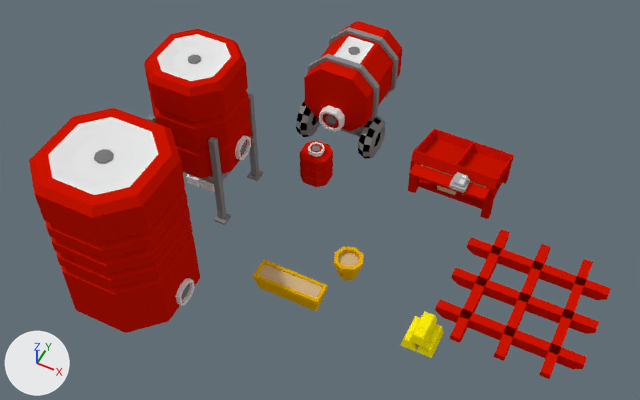
Before and after pictures for a commit that changed the Blender file crops/farm/bricks/support.blend.
The view is the same before and after, from a 50 mm camera at (19.0, -37.5, 44.6) aimed at (3.3, -5.9, 5.2). Every picture has the same lights, and +X, +Y and +Z are marked at lower left. Objects named as collision shapes, trigger or cutter boxes, shadow casters or lower levels of detail are left out.

The first picture shows 'Cube.000', 'flowerpot', 'goldbrick', 'largeWaterTank', 'massiveWaterTank', 'medWaterTank', 'pergola', 'planter', 'player_base_Mesh.042', 'qe planter.001', 'qn planter.003', 'qs planter', 'qw planter.002', 'smallWaterTank'.
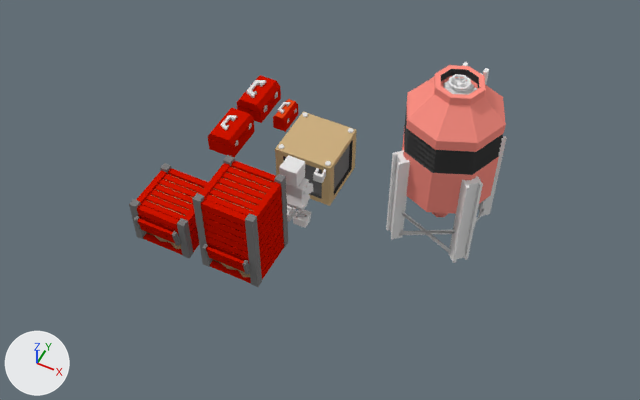
What differs and where, as boxes [x1, y1, x2, y2] in the pictures (640 x 400 px):
'massiveWaterTank', hidden (red)
    before: [29, 108, 200, 333]
'silo', shown
    after: [386, 62, 507, 263]
'largeWaterTank', hidden
    before: [144, 29, 263, 225]
'pergola', hidden (red)
    before: [435, 229, 611, 379]
'medWaterTank', hidden
    before: [296, 21, 402, 159]
'compostBin.001', shown (red)
    after: [192, 155, 288, 287]
'Cube.000', hidden (red)
    before: [408, 129, 514, 219]
'compostBin', shown (red)
    after: [129, 163, 208, 258]
'crate', shown (brown)
    after: [275, 112, 357, 206]
'player_base_Mesh.042', moved
    before: [186, 174, 215, 193]
    after: [279, 155, 326, 228]
'smallWaterTank', hidden (red)
    before: [300, 140, 333, 187]
'goldbrick', hidden (yellow)
    before: [400, 311, 444, 358]
'planter', hidden (brown)
    before: [258, 264, 323, 299]
'flowerpot', hidden (yellow)
    before: [334, 246, 363, 281]
'qs planter', hidden (yellow)
    before: [253, 275, 317, 311]
'toolbox_smallfeatures qt', shown (red)
    after: [210, 108, 250, 140]
'toolbox_largefeatures qt', shown (red)
    after: [240, 75, 276, 105]
'toolbox_smallfeatures qs', shown
    after: [208, 134, 233, 157]
'toolbox_smallfeatures qe', shown
    after: [232, 119, 255, 157]
'toolbox_largefeatures qs', shown
    after: [236, 100, 261, 123]
'toolbox_largefeatures qe', shown
    after: [261, 87, 281, 123]
'toolbox_largefeatures qo', shown
    after: [237, 79, 280, 114]
'qn planter.003', hidden
    before: [264, 260, 327, 287]
'toolbox_smallfeatures qo', shown
    after: [208, 110, 254, 148]
'toolbox_small qt', shown
    after: [275, 99, 296, 118]
'toolbox_small qs', shown
    after: [273, 116, 286, 132]
'toolbox_small qe', shown
    after: [285, 106, 298, 130]
'qe planter.001', hidden
    before: [316, 285, 328, 310]
'toolbox_small qo', shown
    after: [273, 102, 298, 124]
'qw planter.002', hidden
    before: [253, 260, 265, 275]

Diff of the bpy script that builds the scene:
```diff
--- a/crops/farm/bricks/support.blend.py
+++ b/crops/farm/bricks/support.blend.py
@@ ob_pergola @@
 ob_pergola.scale = (0.333, 0.667, 1.0)
+ob_pergola.hide_set(True)  # its collection is switched off
@@ ob_goldbrick @@
 ob_goldbrick.scale = (0.667, 1.33, 1.0)
+ob_goldbrick.hide_set(True)  # its collection is switched off
@@ ob_massivewatertank @@
 ob_massivewatertank.location = (-6.0, -13.0, 1.4)
+ob_massivewatertank.hide_set(True)  # its collection is switched off
@@ ob_planter @@
 ob_planter.location = (3.0, -9.5, 0.6)
+ob_planter.hide_set(True)  # its collection is switched off
@@ ob_qn_planter_003 @@
 ob_qn_planter_003.location = (3.0, -9.5, 0.6)
+ob_qn_planter_003.hide_set(True)  # its collection is switched off
@@ ob_qw_planter_002 @@
 ob_qw_planter_002.location = (3.0, -9.5, 0.6)
+ob_qw_planter_002.hide_set(True)  # its collection is switched off
@@ ob_qe_planter_001 @@
 ob_qe_planter_001.location = (3.0, -9.5, 0.6)
+ob_qe_planter_001.hide_set(True)  # its collection is switched off
@@ ob_qs_planter @@
 ob_qs_planter.location = (3.0, -9.5, 0.6)
+ob_qs_planter.hide_set(True)  # its collection is switched off
@@ ob_flowerpot @@
 ob_flowerpot.location = (5.5, -6.5, 0.8)
+ob_flowerpot.hide_set(True)  # its collection is switched off
@@ ob_largewatertank @@
 ob_largewatertank.location = (-6.0, -4.0, 1.4)
+ob_largewatertank.hide_set(True)  # its collection is switched off
@@ ob_medwatertank @@
 ob_medwatertank.location = (0.0, 7.0, 3.8)
+ob_medwatertank.hide_set(True)  # its collection is switched off
@@ ob_smallwatertank @@
 ob_smallwatertank.location = (0.0, 0.0, 1.4)
+ob_smallwatertank.hide_set(True)  # its collection is switched off
@@ ob_player_base_mesh_042 @@
 ob_player_base_mesh_042 = bpy.data.objects.new('player_base_Mesh.042', me_player_base_mesh_042)
-ob_player_base_mesh_042.location = (-5.5, -2.5, 3.1)
+ob_player_base_mesh_042.location = (1.5, -2.5, 3.1)
 ob_player_base_mesh_042.rotation_euler = (1.571, 0.0, 0.0)  # degrees (90, 0, 0)
@@ ob_cube_000 @@
 ob_cube_000.scale = (2.17, 2.17, 0.222)
+ob_cube_000.hide_set(True)  # its collection is switched off
@@ ob_toolbox_smallfeatures_qt @@
 ob_toolbox_smallfeatures_qt.location = (-6.92, 0.51, 1.29)
-ob_toolbox_smallfeatures_qt.hide_set(True)  # its collection is switched off
@@ ob_toolbox_smallfeatures_qs @@
 ob_toolbox_smallfeatures_qs.location = (-6.92, 0.51, 1.29)
-ob_toolbox_smallfeatures_qs.hide_set(True)  # its collection is switched off
@@ ob_toolbox_smallfeatures_qe @@
 ob_toolbox_smallfeatures_qe.location = (-6.92, 0.51, 1.29)
-ob_toolbox_smallfeatures_qe.hide_set(True)  # its collection is switched off
@@ ob_toolbox_largefeatures_qt @@
 ob_toolbox_largefeatures_qt.location = (-6.93, 4.5, 1.23)
-ob_toolbox_largefeatures_qt.hide_set(True)  # its collection is switched off
@@ ob_toolbox_largefeatures_qe @@
 ob_toolbox_largefeatures_qe.location = (-6.93, 4.5, 1.23)
-ob_toolbox_largefeatures_qe.hide_set(True)  # its collection is switched off
@@ ob_toolbox_largefeatures_qs @@
 ob_toolbox_largefeatures_qs.location = (-6.93, 4.5, 1.23)
-ob_toolbox_largefeatures_qs.hide_set(True)  # its collection is switched off
@@ ob_toolbox_small_qs @@
 ob_toolbox_small_qs.location = (-4.47, 4.01, 0.96)
-ob_toolbox_small_qs.hide_set(True)  # its collection is switched off
@@ ob_toolbox_small_qe @@
 ob_toolbox_small_qe.location = (-4.47, 4.01, 0.96)
-ob_toolbox_small_qe.hide_set(True)  # its collection is switched off
@@ ob_toolbox_small_qt @@
 ob_toolbox_small_qt.location = (-4.47, 4.01, 0.96)
-ob_toolbox_small_qt.hide_set(True)  # its collection is switched off
@@ ob_toolbox_small_qo @@
 ob_toolbox_small_qo.location = (-4.47, 4.01, 0.96)
-ob_toolbox_small_qo.hide_set(True)  # its collection is switched off
@@ ob_toolbox_largefeatures_qo @@
 ob_toolbox_largefeatures_qo.location = (-6.93, 4.5, 1.23)
-ob_toolbox_largefeatures_qo.hide_set(True)  # its collection is switched off
@@ ob_toolbox_smallfeatures_qo @@
 ob_toolbox_smallfeatures_qo.location = (-6.92, 0.51, 1.29)
-ob_toolbox_smallfeatures_qo.hide_set(True)  # its collection is switched off
@@ ob_compostbin_001 @@
 ob_compostbin_001.location = (-1.0, -8.0, 1.6)
-ob_compostbin_001.hide_set(True)  # its collection is switched off
@@ ob_compostbin @@
 ob_compostbin.location = (-6.0, -8.0, 1.6)
-ob_compostbin.hide_set(True)  # its collection is switched off
@@ ob_silo @@
 ob_silo.location = (9.0, 0.0, 1.8)
-ob_silo.hide_set(True)  # its collection is switched off
@@ ob_crate @@
 ob_crate.scale = (2.0, 2.0, 1.8)
-ob_crate.hide_set(True)  # its collection is switched off
```
